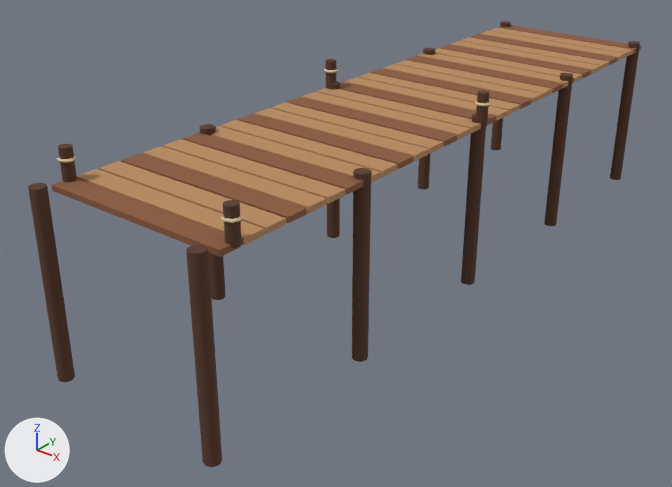
Renders of the Blender file art/env/dock.blend from each side of a commit.
Both versions are drawn from a 50 mm camera at (9.79, -21.27, 5.97) aimed at (-0.61, -8.27, -2.09). The lights are fixed; the arrows at lower left show +X, +Y and +Z. The first picture is the older version. Objects named as collision shapes, trigger or cutter boxes, shadow casters or lower levels of detail are left out.

Before the edit, the objects in view are built like this:
```python
me_dock = bpy.data.meshes.new('Dock')
me_dock.from_pydata(...)  # 600 vertices, 454 faces; spans x -1.9..1.9, y -14.14..0.2, z -2.7..1.15
# faces by material slot: [66, 120, 140, 128]
me_dock.materials.append(mat_vk_wood)  # brown #8a5a3b
me_dock.materials.append(mat_vk_wood_light)  # orange #b98b5e
me_dock.materials.append(mat_vk_wood_dark)  # brown #573827
me_dock.materials.append(mat_vk_cream_dark)  # beige #d6c196
ob_dock = bpy.data.objects.new('Dock', me_dock)
ob_dock.location = (0.0, 0.0, 0.0)
```
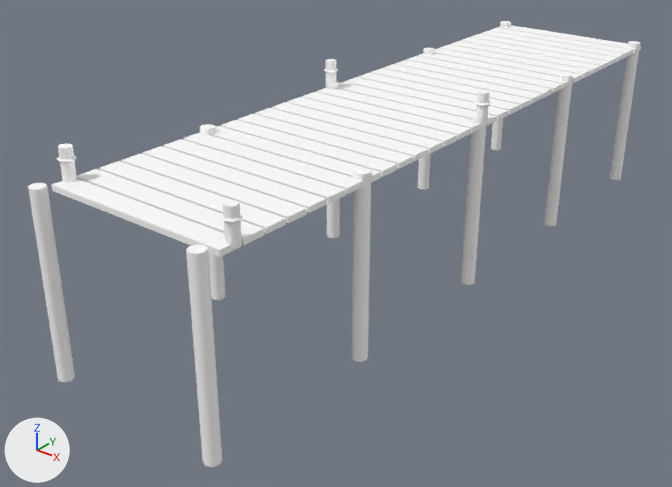
Pixel boxes (x1, y1, x2, y2) of what changed, in the pictures (672 x 487 px):
```json
{"part": 1, "of": "me_dock", "change": "recoloured", "before": [51, 25, 641, 257], "after": [51, 25, 641, 257]}
{"part": 2, "of": "me_dock", "change": "recoloured", "before": [77, 28, 633, 245], "after": [77, 28, 633, 245], "on screen": "orange to white"}
{"part": 3, "of": "me_dock", "change": "recoloured", "before": [28, 21, 640, 467], "after": [28, 21, 640, 467]}
{"part": 4, "of": "me_dock", "change": "recoloured", "before": [57, 68, 491, 223], "after": [57, 68, 491, 223]}
```

Scene script edits in JSON lines:
```json
{"op": "add", "block": "mat_vk_vcol", "code": ["mat_vk_vcol = principled_material('VK_vcol')", "mat_vk_vcol.base_color = (1.0, 1.0, 1.0)  # white #ffffff", "mat_vk_vcol.roughness = 0.9"]}
{"block": "me_dock", "where": "me_dock.from_pydata(...)  # 600 vertices, 454 faces; spans x -1.9..1.9, y -14.14..0.2, z -2.7..1.15"}
{"block": "me_dock", "where": "# used by ob_dock; location = (0.0, 0.0, 0.0)"}
{"block": "me_dock", "change": "me_dock part 1: all 66 faces that had it switch from mat_vk_wood (brown #8a5a3b) to mat_vk_vcol (white #ffffff)"}
{"block": "me_dock", "change": "me_dock part 2: all 120 faces that had it switch from mat_vk_wood_light (orange #b98b5e) to mat_vk_vcol (white #ffffff)"}
{"block": "me_dock", "change": "me_dock part 3: all 140 faces that had it switch from mat_vk_wood_dark (brown #573827) to mat_vk_vcol (white #ffffff)"}
{"block": "me_dock", "change": "me_dock part 4: all 128 faces that had it switch from mat_vk_cream_dark (beige #d6c196) to mat_vk_vcol (white #ffffff)"}
```
